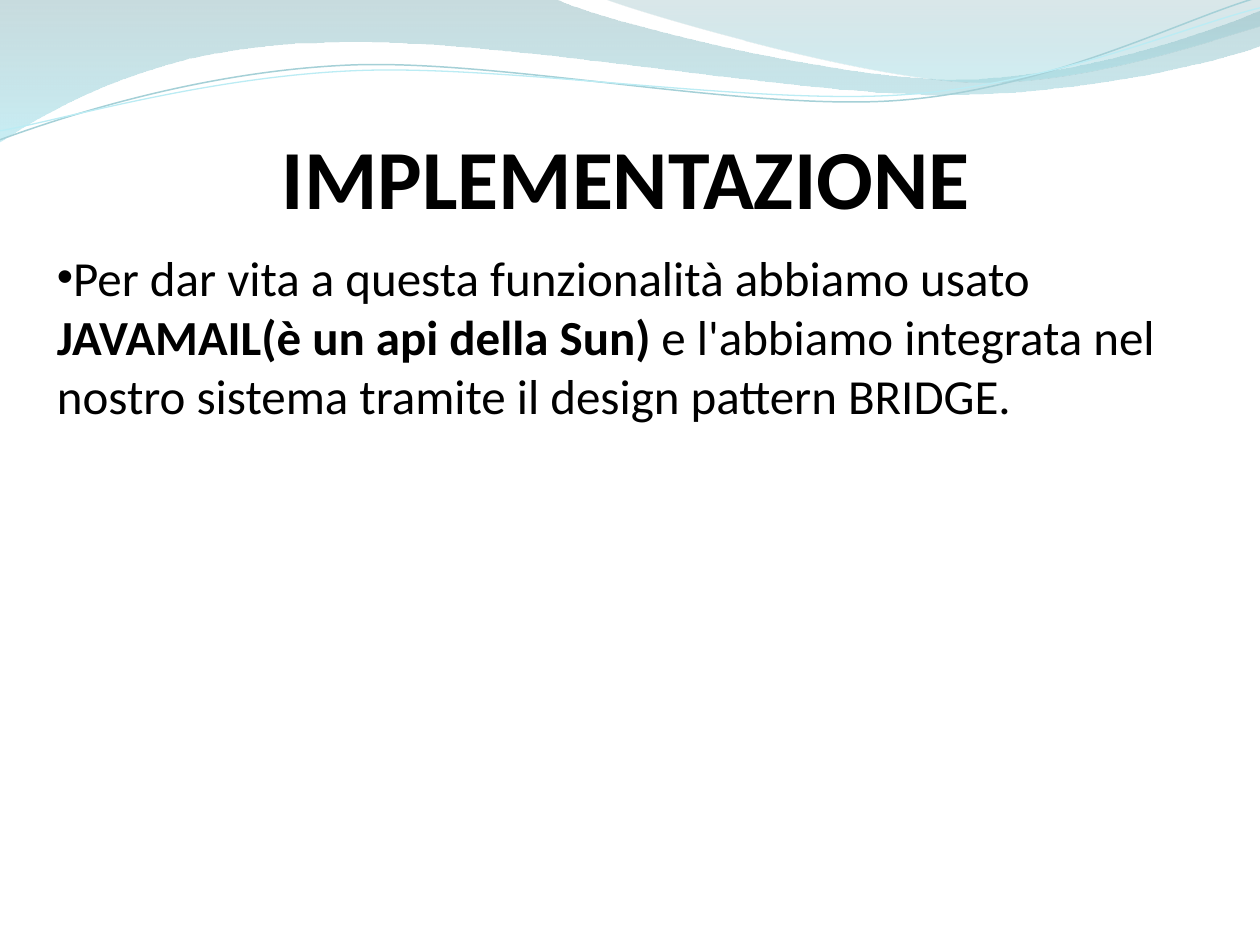
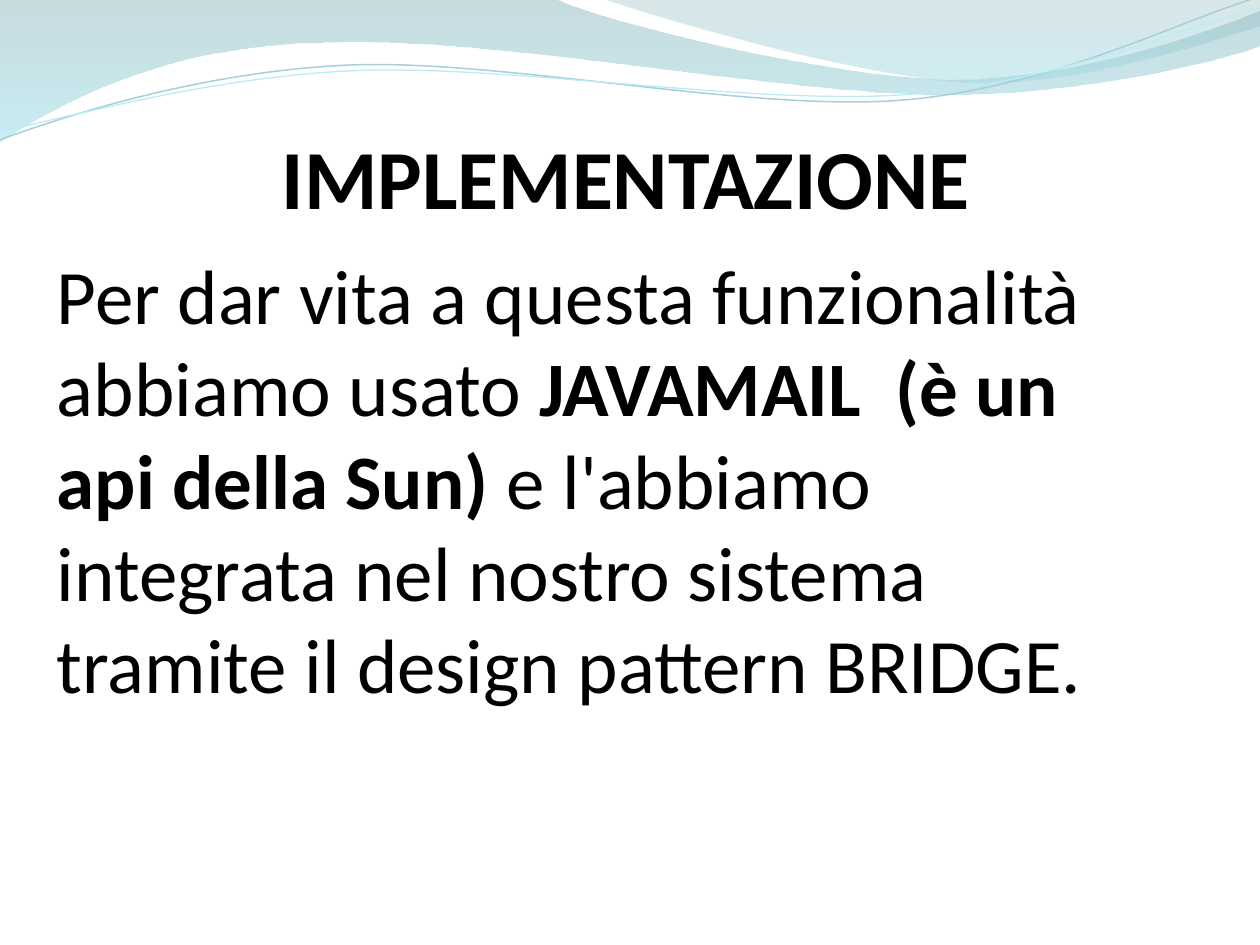
Before and after one commit to ammirate/at-silo, a slide deck: slide 4 of Presentazione/Atsilo1/Bottiglieri/Atsilo_A_GianfrancoB.pptx. Drawn at 1260x945 pixels with LibreOffice and Linux fonts; fonts in the diff are those of the drawing. Boxes give left, top, right and bottom in pixels: in the first picture for what was removed or moved away, otherwise in the second. Text is boxed around its words. In the diff, an @@ line names an element or a change of style, - is before the commit and + after.

```diff
--- a/Presentazione/Atsilo1/Bottiglieri/Atsilo_A_GianfrancoB.pptx
+++ b/Presentazione/Atsilo1/Bottiglieri/Atsilo_A_GianfrancoB.pptx
@@ text at box(57, 270, 1081, 707): text changed; size 28 to 44 pt @@
-• Per dar vita a questa funzionalità abbiamo usato JAVAMAIL(è un api della Sun) e l'abbiamo integrata nel nostro sistema tramite il design pattern BRIDGE.
+Per dar vita a questa funzionalità abbiamo usato JAVAMAIL (è un api della Sun) e l'abbiamo integrata nel nostro sistema tramite il design pattern BRIDGE.
```
Also in this commit, not shown: 3 other slides changed, 4 slides added, 1 slide removed.
